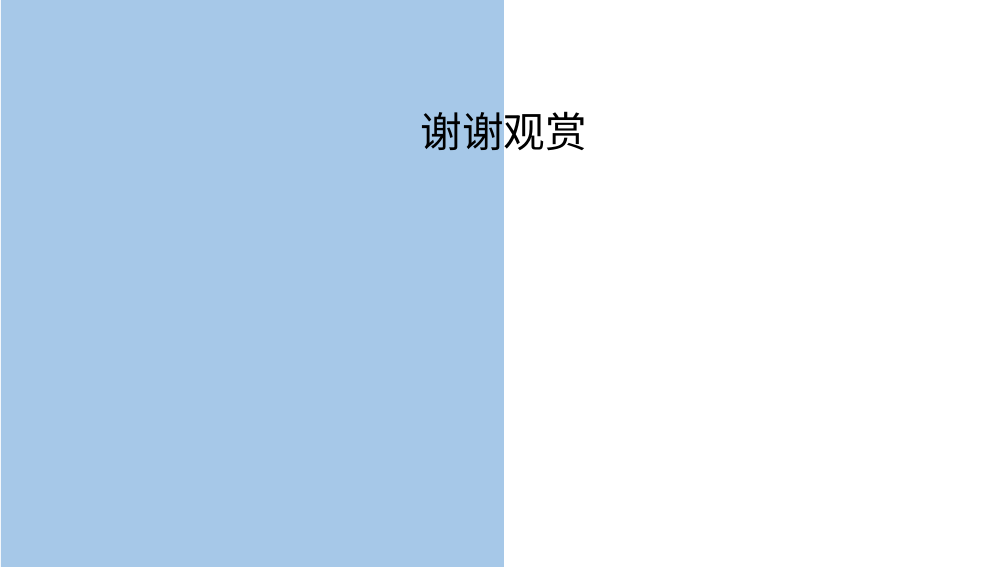
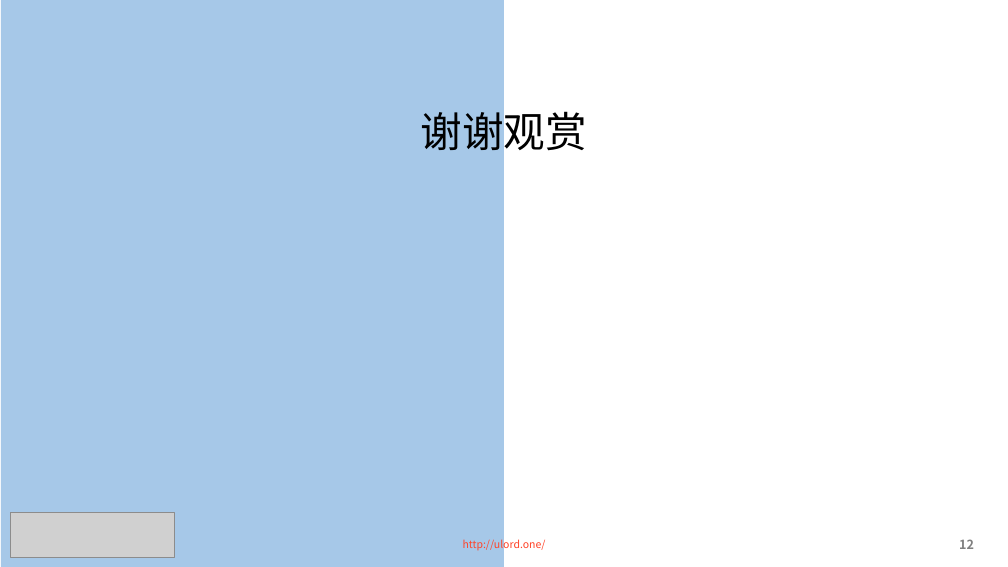
Before and after one commit to CAOLINAN/PersonalNotes, a slide deck: slide 12 of 序列化/msgpack.pptx (slide 10 before the commit). Drawn at 1008x567 pixels with LibreOffice and Linux fonts; fonts in the diff are those of the drawing; grey boxes stand for pictures. Boxes give left, top, right and bottom in pixels: in the first picture for what was removed or moved away, otherwise in the second. Text is boxed around its words. In the diff, an @@ line names an element or a change of style, - is before the commit and + after.

```diff
--- a/序列化/msgpack.pptx
+++ b/序列化/msgpack.pptx
@@ picture added at (10,513,175,558) @@
@@ text added at (463,537,546,551), 10 pt, text #FF4429 @@
+http://ulord.one/
@@ page number added at (959,539,974,549), 12 pt, text #808080, bold @@
+12
```
Also in this commit, not shown: 3 other slides changed, 3 slides added, 1 slide removed, 2 other files.
